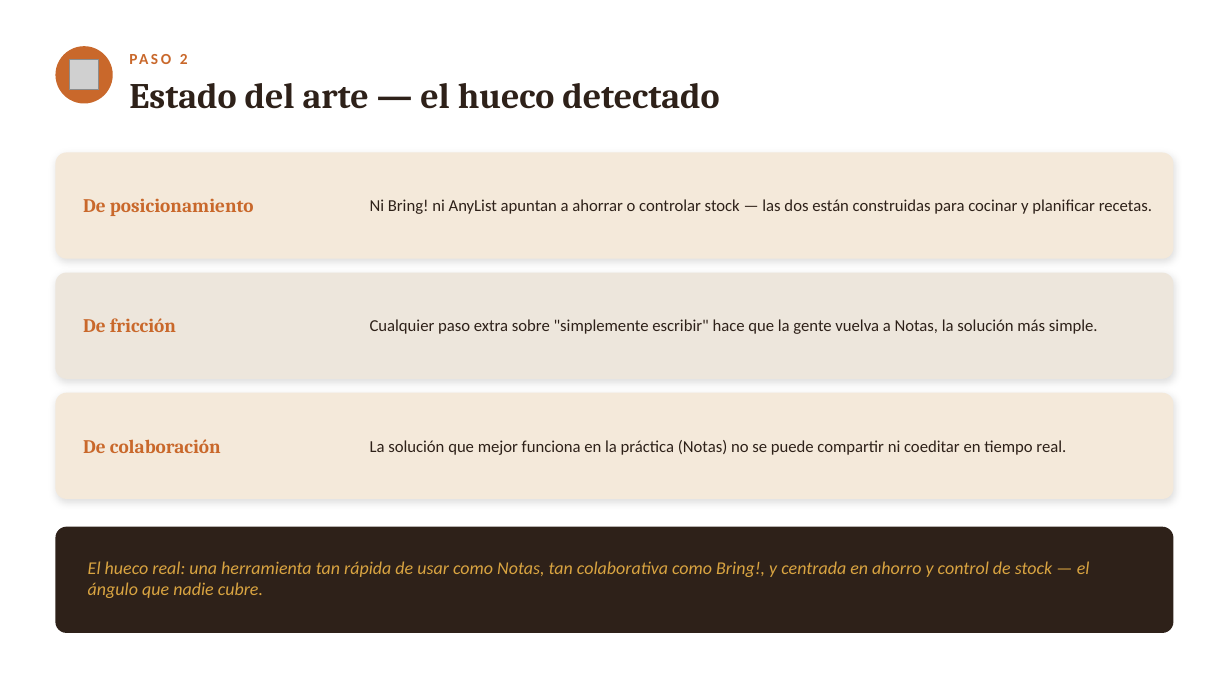
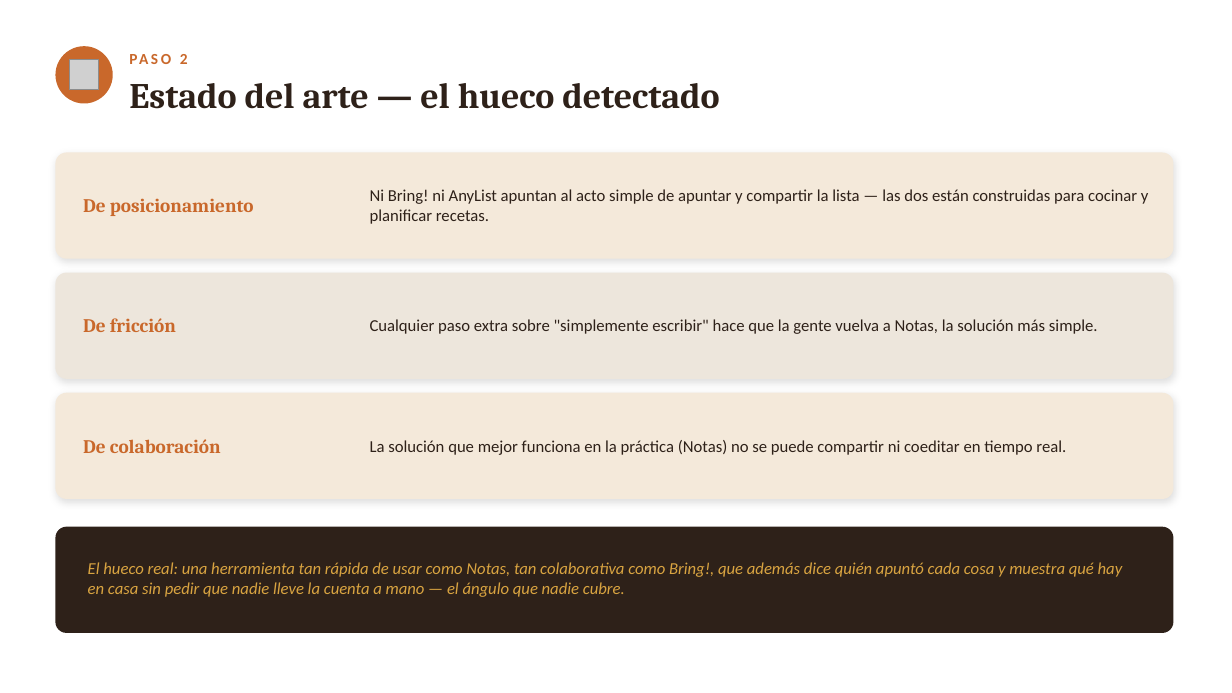
Before and after one commit to lagoanadia/Larder, a slide deck: slide 4 of docs/larder-presentacion.pptx. Drawn at 1232x693 pixels with LibreOffice and Linux fonts; fonts in the diff are those of the drawing; grey boxes stand for pictures. Boxes give left, top, right and bottom in pixels: in the first picture for what was removed or moved away, otherwise in the second. Text is boxed around its words. In the diff, an @@ line names an element or a change of style, - is before the commit and + after.

```diff
--- a/docs/larder-presentacion.pptx
+++ b/docs/larder-presentacion.pptx
@@ text at [370,189,1149,224]: text changed @@
-Ni Bring! ni AnyList apuntan a ahorrar o controlar stock — las dos están construidas para cocinar y planificar recetas.
+Ni Bring! ni AnyList apuntan al acto simple de apuntar y compartir la lista — las dos están construidas para cocinar y planificar recetas.
@@ text at [88,562,1123,597]: text changed; size 14 to 13 pt @@
-El hueco real: una herramienta tan rápida de usar como Notas, tan colaborativa como Bring!, y centrada en ahorro y control de stock — el ángulo que nadie cubre.
+El hueco real: una herramienta tan rápida de usar como Notas, tan colaborativa como Bring!, que además dice quién apuntó cada cosa y muestra qué hay en casa sin pedir que nadie lleve la cuenta a mano — el ángulo que nadie cubre.
```
Also in this commit, not shown: 3 other slides changed, 1 other file.
